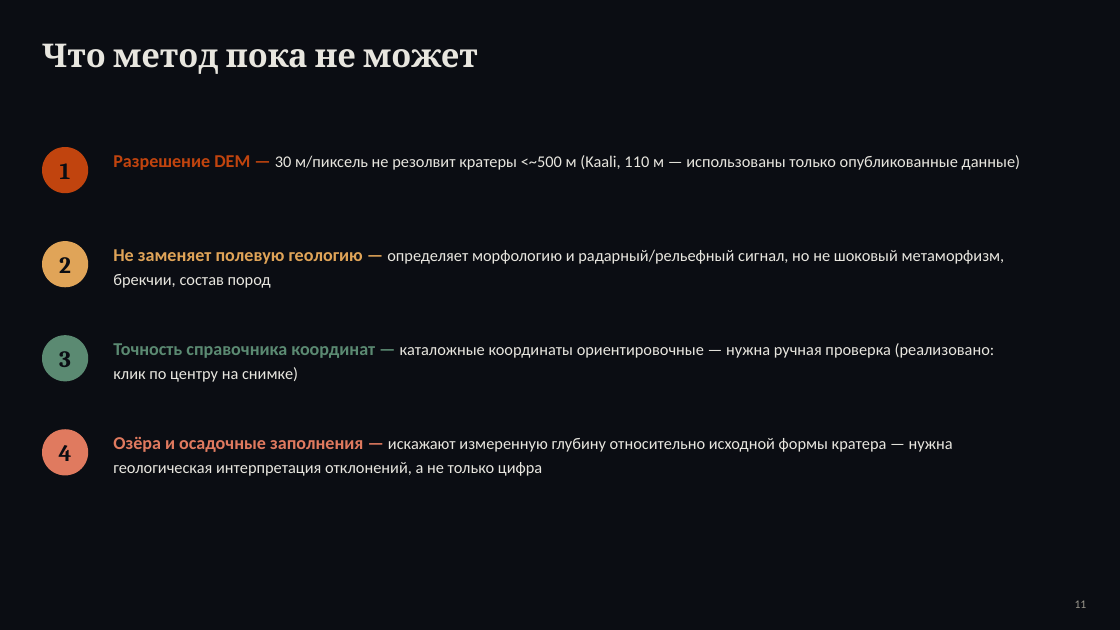
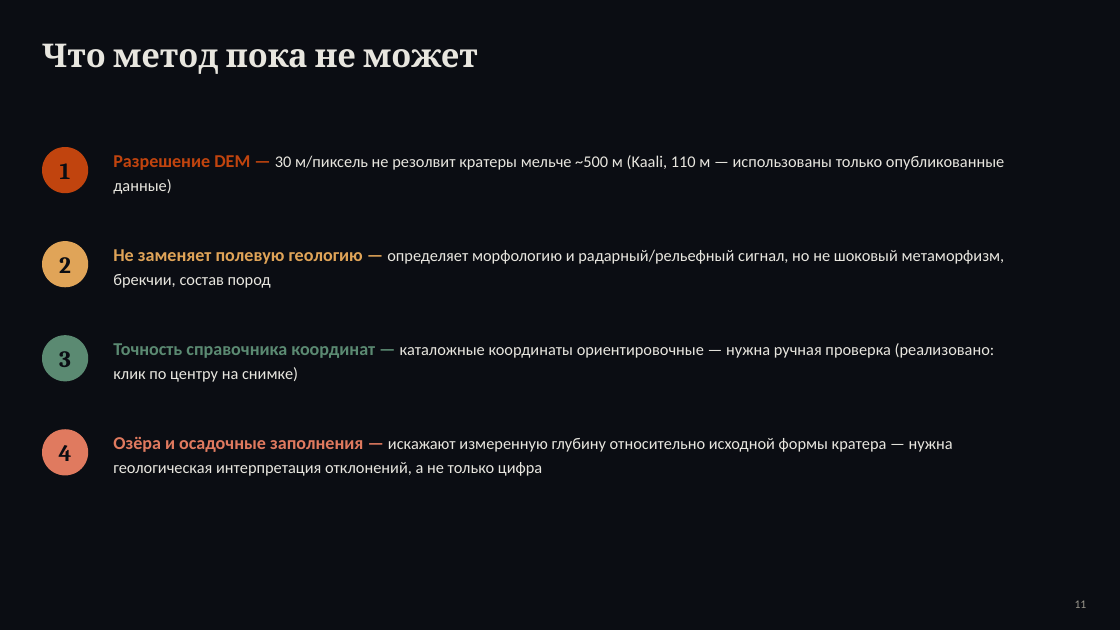
Before and after one commit to oterma19/craters-remote, a slide deck: slide 11 of crater_presentation.pptx. Drawn at 1120x630 pixels with LibreOffice and Linux fonts; fonts in the diff are those of the drawing. Boxes give left, top, right and bottom in pixels: in the first picture for what was removed or moved away, otherwise in the second. Text is boxed around its words. In the diff, an @@ line names an element or a change of style, - is before the commit and + after.

```diff
--- a/crater_presentation.pptx
+++ b/crater_presentation.pptx
@@ text at [113, 155, 1004, 194]: text changed @@
-Разрешение DEM — 30 м/пиксель не резолвит кратеры <~500 м (Kaali, 110 м — использованы только опубликованные данные)
+Разрешение DEM — 30 м/пиксель не резолвит кратеры мельче ~500 м (Kaali, 110 м — использованы только опубликованные данные)
```
Also in this commit, not shown: 1 other slide changed, 1 other file.
